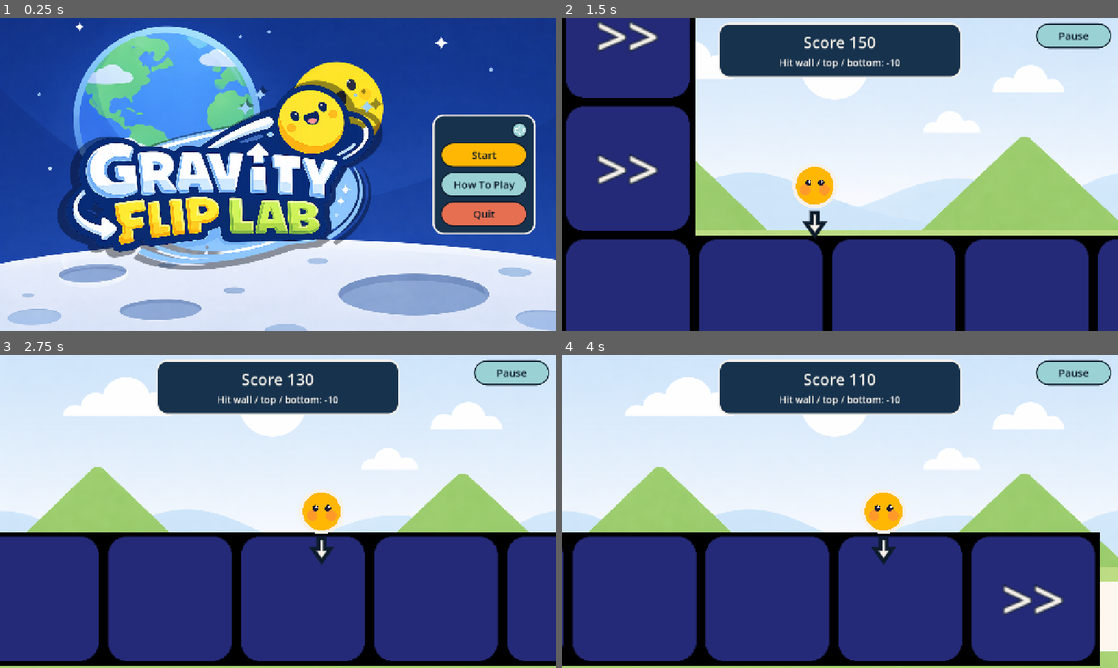
Above: before the commit, frames 1-4 (two rows, left to right).
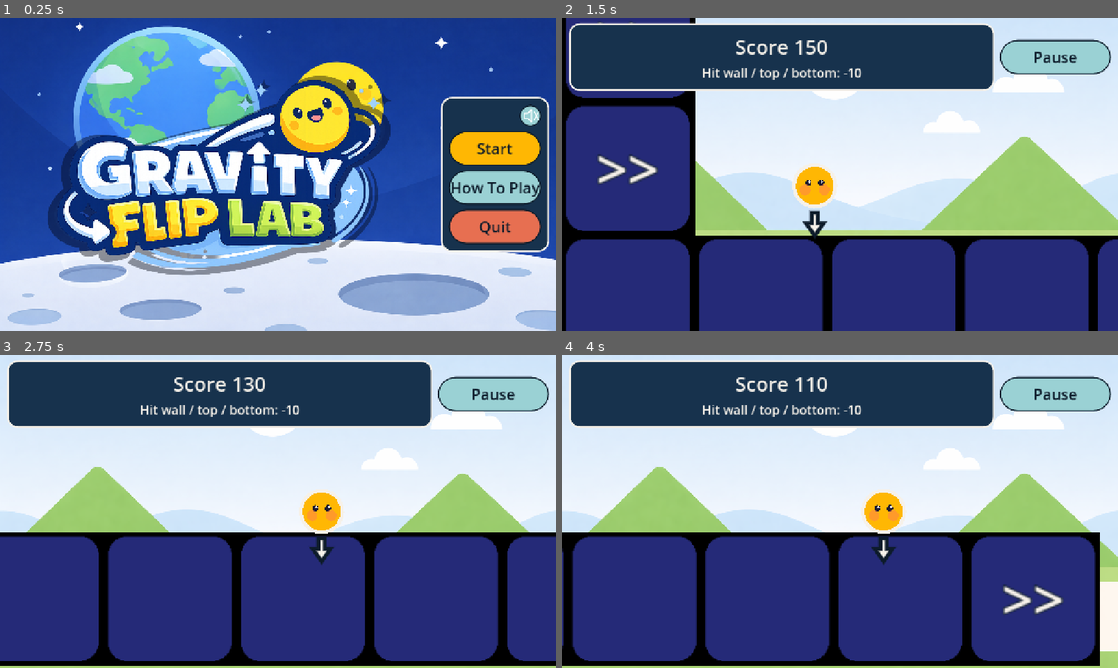
Above: after the commit, the same moments.

Repository: misaki0011/godot_gravityflip
Game: Godot game, scene res://Main.tscn
Same seed, same stepped clock (60 frames per second), same inputs: the game is played once before the commit and once after it.
Inputs (mouse positions are in pixels of both pictures, inside the frame that each line leads up to):
- Up to frame 1 (0.25 s): no input
- Up to frame 2 (1.5 s): click "Start" at 0.5 s; click "Lv01-Earth" at 1.25 s
- Up to frame 3 (2.75 s): tap Enter at 2 s; move the mouse to (400, 495) at 2.02 s; hold Space (flip) from 2.03 s (still down); click (400, 495) at 2.17 s
- Up to frame 4 (4 s): move the mouse to (728, 527) at 2.77 s; release Space (flip) at 2.78 s; tap Space (flip) at 2.85 s; click (728, 527) at 2.92 s; move the mouse to (895, 442) at 3.52 s; hold Space (flip) from 3.53 s (still down); click (895, 442) at 3.67 s

The runs differ from the first frame. In frame 1, 21% of the frame differs, in the area x 8-99%, y 18-83%; in frame 2, 13%; in frame 3, 13%; in frame 4, 13%.

Commit message:
update UI

Diff:
--- a/scripts/LevelScreen.gd
+++ b/scripts/LevelScreen.gd
@@ -210,7 +210,7 @@
 
 func _build_ui() -> void:
 	var vp := get_viewport_rect().size
-	_sz = UI_FACTORY.layout_scale(vp.y)
+	_sz = UI_FACTORY.layout_scale(vp)
 	var layer := CanvasLayer.new()
 	layer.process_mode = Node.PROCESS_MODE_ALWAYS
 	add_child(layer)
@@ -220,25 +220,36 @@
 	hud.mouse_filter = Control.MOUSE_FILTER_IGNORE
 	layer.add_child(hud)
 
-	var score_top := CenterContainer.new()
-	score_top.mouse_filter = Control.MOUSE_FILTER_IGNORE
-	score_top.anchor_left = 0.0
-	score_top.anchor_right = 1.0
-	score_top.anchor_top = 0.0
-	score_top.anchor_bottom = 0.0
-	score_top.offset_top = maxf(10.0, vp.y * 0.015)
-	score_top.offset_bottom = maxf(130.0, vp.y * 0.18)
-	hud.add_child(score_top)
+	var pause_btn_w := maxf(200.0 if _sz.is_phone else 170.0, _sz.btn_height * 3.2)
+	var pause_margin_x := maxf(12.0, vp.x * 0.012)
+	var pause_margin_y := maxf(12.0, vp.y * 0.015)
+	var hud_gap := maxf(10.0, vp.x * 0.01)
+	var score_max_width := maxf(180.0, vp.x - float(_sz.screen_margin) * 2.0 - pause_btn_w - pause_margin_x * 2.0 - hud_gap)
+	var score_min_width := clampf(vp.x * 0.40, 180.0, 320.0)
+	var top_row := HBoxContainer.new()
+	top_row.mouse_filter = Control.MOUSE_FILTER_IGNORE
+	top_row.anchor_left = 0.0
+	top_row.anchor_right = 1.0
+	top_row.anchor_top = 0.0
+	top_row.anchor_bottom = 0.0
+	top_row.offset_left = _sz.screen_margin
+	top_row.offset_right = -_sz.screen_margin
+	top_row.offset_top = pause_margin_y
+	top_row.offset_bottom = pause_margin_y + clampf(vp.y * (0.20 if _sz.is_phone else 0.14), 130.0 if _sz.is_phone else 90.0, 190.0 if _sz.is_phone else 130.0)
+	top_row.alignment = BoxContainer.ALIGNMENT_BEGIN
+	top_row.add_theme_constant_override("separation", int(hud_gap))
+	hud.add_child(top_row)
 
 	var score_panel := UI_FACTORY.build_panel()
 	score_panel.mouse_filter = Control.MOUSE_FILTER_IGNORE
-	score_panel.custom_minimum_size = Vector2(minf(560.0, vp.x - 48.0), clampf(vp.y * 0.14, 90.0, 130.0))
-	score_top.add_child(score_panel)
+	score_panel.custom_minimum_size = Vector2(clampf(score_max_width, score_min_width, 820.0 if _sz.is_phone else 680.0), clampf(vp.y * (0.20 if _sz.is_phone else 0.14), 130.0 if _sz.is_phone else 90.0, 190.0 if _sz.is_phone else 130.0))
+	score_panel.size_flags_horizontal = Control.SIZE_EXPAND_FILL
+	top_row.add_child(score_panel)
 
 	var score_box := VBoxContainer.new()
 	score_box.mouse_filter = Control.MOUSE_FILTER_IGNORE
-	score_box.add_theme_constant_override("separation", 6)
-	score_panel.add_child(UI_FACTORY.apply_margin(score_box, 16))
+	score_box.add_theme_constant_override("separation", 8 if _sz.is_phone else 6)
+	score_panel.add_child(UI_FACTORY.apply_margin(score_box, 18 if _sz.is_phone else 16))
 
 	_score_label = UI_FACTORY.build_title_label("Score %d" % STARTING_SCORE, _sz.title_score)
 	score_box.add_child(_score_label)
@@ -247,22 +258,13 @@
 	var score_hint := UI_FACTORY.build_body_label("Hit wall / top / bottom: -10", _sz.hint, true)
 	score_box.add_child(score_hint)
 
-	var pause_btn_w := maxf(170.0, _sz.btn_height * 3.0)
-	var pause_margin_x := maxf(12.0, vp.x * 0.012)
-	var pause_margin_y := maxf(12.0, vp.y * 0.015)
 	_pause_button = UI_FACTORY.build_button("Pause", "utility", 999)
 	_pause_button.custom_minimum_size = Vector2(pause_btn_w, _sz.btn_height)
 	_pause_button.add_theme_font_size_override("font_size", _sz.btn_font)
-	_pause_button.anchor_left = 1.0
-	_pause_button.anchor_right = 1.0
-	_pause_button.anchor_top = 0.0
-	_pause_button.anchor_bottom = 0.0
-	_pause_button.offset_left = -(pause_btn_w + pause_margin_x)
-	_pause_button.offset_right = -pause_margin_x
-	_pause_button.offset_top = pause_margin_y
-	_pause_button.offset_bottom = pause_margin_y + _sz.btn_height
+	_pause_button.size_flags_horizontal = Control.SIZE_SHRINK_END
+	_pause_button.size_flags_vertical = Control.SIZE_SHRINK_CENTER
 	_pause_button.pressed.connect(_toggle_pause)
-	hud.add_child(_pause_button)
+	top_row.add_child(_pause_button)
 
 	_pause_overlay = ColorRect.new()
 	_pause_overlay.color = Color(0.05, 0.08, 0.12, 0.86)
@@ -275,23 +277,23 @@
 	_pause_overlay.add_child(center)
 
 	var margins := MarginContainer.new()
-	margins.add_theme_constant_override("margin_left", 24)
-	margins.add_theme_constant_override("margin_top", 24)
-	margins.add_theme_constant_override("margin_right", 24)
-	margins.add_theme_constant_override("margin_bottom", 24)
+	margins.add_theme_constant_override("margin_left", _sz.screen_margin)
+	margins.add_theme_constant_override("margin_top", _sz.screen_margin)
+	margins.add_theme_constant_override("margin_right", _sz.screen_margin)
+	margins.add_theme_constant_override("margin_bottom", _sz.screen_margin)
 	center.add_child(margins)
 
 	var panel := UI_FACTORY.build_panel()
-	panel.custom_minimum_size = Vector2(minf(460.0, vp.x - 48.0), minf(360.0, vp.y - 96.0))
+	panel.custom_minimum_size = Vector2(clampf(vp.x - _sz.screen_margin * 2.0, 340.0, 720.0 if _sz.is_phone else 560.0), 0.0)
 	margins.add_child(panel)
 
 	var box := VBoxContainer.new()
-	box.add_theme_constant_override("separation", 14)
-	panel.add_child(UI_FACTORY.apply_margin(box, 24))
+	box.add_theme_constant_override("separation", _sz.panel_gap)
+	panel.add_child(UI_FACTORY.apply_margin(box, _sz.panel_pad))
 
 	var title_row := HBoxContainer.new()
 	title_row.alignment = BoxContainer.ALIGNMENT_CENTER
-	title_row.add_theme_constant_override("separation", 12)
+	title_row.add_theme_constant_override("separation", maxi(10, int(_sz.music_icon * 0.24)))
 	box.add_child(title_row)
 	title_row.add_child(UI_FACTORY.build_title_label("Paused", _sz.title_large))
 
--- a/scripts/MenuScreen.gd
+++ b/scripts/MenuScreen.gd
@@ -18,6 +18,7 @@
 var _music_enabled := false
 var _toggle_button: Button
 var _sz: Dictionary
+var _vp: Vector2
 
 func _init(state, music_enabled: bool = false) -> void:
 	_state = state
@@ -27,30 +28,35 @@
 	set_anchors_and_offsets_preset(Control.PRESET_FULL_RECT)
 	_add_background()
 	var vp := get_viewport_rect().size
-	_sz = UI_FACTORY.layout_scale(vp.y)
+	_vp = vp
+	_sz = UI_FACTORY.layout_scale(vp)
 
 	var center := CenterContainer.new()
 	center.set_anchors_and_offsets_preset(Control.PRESET_FULL_RECT)
 	add_child(center)
 
 	var margins := MarginContainer.new()
-	margins.add_theme_constant_override("margin_left", 24)
-	margins.add_theme_constant_override("margin_top", 24)
-	margins.add_theme_constant_override("margin_right", 24)
-	margins.add_theme_constant_override("margin_bottom", 24)
+	var outer_vertical_margin := maxf(float(_sz.screen_margin), vp.y * (0.11 if _sz.is_phone else 0.08))
+	margins.add_theme_constant_override("margin_left", _sz.screen_margin)
+	margins.add_theme_constant_override("margin_top", int(outer_vertical_margin))
+	margins.add_theme_constant_override("margin_right", _sz.screen_margin)
+	margins.add_theme_constant_override("margin_bottom", int(outer_vertical_margin))
 	center.add_child(margins)
 
 	var panel := UI_FACTORY.build_panel()
-	panel.custom_minimum_size = Vector2(minf(760.0, vp.x - 48.0), minf(620.0, vp.y - 48.0))
+	panel.custom_minimum_size = Vector2(
+		clampf(vp.x - _sz.screen_margin * 2.0, 340.0, 920.0 if _sz.is_phone else 820.0),
+		clampf(vp.y * (0.72 if _sz.is_phone else 0.68), vp.y * 0.56, vp.y - outer_vertical_margin * 2.0)
+	)
 	margins.add_child(panel)
 
 	var root := VBoxContainer.new()
-	root.add_theme_constant_override("separation", 18)
-	panel.add_child(UI_FACTORY.apply_margin(root, 28))
+	root.add_theme_constant_override("separation", _sz.panel_gap)
+	panel.add_child(UI_FACTORY.apply_margin(root, _sz.panel_pad))
 
 	var header := HBoxContainer.new()
 	header.alignment = BoxContainer.ALIGNMENT_CENTER
-	header.add_theme_constant_override("separation", 16)
+	header.add_theme_constant_override("separation", 18 if _sz.is_phone else 16)
 	root.add_child(header)
 
 	header.add_child(UI_FACTORY.build_title_label("Level Selection", _sz.title_large))
@@ -67,18 +73,18 @@
 	var scroll := ScrollContainer.new()
 	scroll.size_flags_vertical = Control.SIZE_EXPAND_FILL
 	scroll.size_flags_horizontal = Control.SIZE_EXPAND_FILL
-	scroll.custom_minimum_size = Vector2(0.0, clampf(vp.y * 0.45, 240.0, 400.0))
+	scroll.custom_minimum_size = Vector2(0.0, clampf(vp.y * (0.42 if _sz.is_phone else 0.34), 240.0 if _sz.is_phone else 180.0, 420.0 if _sz.is_phone else 320.0))
 	scroll.horizontal_scroll_mode = ScrollContainer.SCROLL_MODE_DISABLED
 	root.add_child(scroll)
 
 	var scroll_margin := MarginContainer.new()
 	scroll_margin.size_flags_horizontal = Control.SIZE_EXPAND_FILL
-	scroll_margin.add_theme_constant_override("margin_right", 18)
+	scroll_margin.add_theme_constant_override("margin_right", maxi(8, int(_sz.screen_margin * 0.75)))
 	scroll.add_child(scroll_margin)
 
 	var list := VBoxContainer.new()
 	list.size_flags_horizontal = Control.SIZE_EXPAND_FILL
-	list.add_theme_constant_override("separation", 12)
+	list.add_theme_constant_override("separation", 14 if _sz.is_phone else 12)
 	scroll_margin.add_child(list)
 
 	for index in LEVEL_CATALOG_SCRIPT.count():
@@ -88,7 +94,7 @@
 		list.add_child(_build_coming_soon_row(LEVEL_CATALOG_SCRIPT.count() + offset))
 
 	var spacer := Control.new()
-	spacer.custom_minimum_size = Vector2(0.0, 8.0)
+	spacer.custom_minimum_size = Vector2(0.0, clampf(_vp.y * 0.012, 6.0, 16.0))
 	root.add_child(spacer)
 
 	var back_button := UI_FACTORY.build_button("Back To Title", "exit", 999)
@@ -102,16 +108,16 @@
 
 func _build_total_score_row() -> Control:
 	var row := HBoxContainer.new()
-	row.add_theme_constant_override("separation", 12)
+	row.add_theme_constant_override("separation", maxi(10, int(_sz.body * 0.45)))
 	row.alignment = BoxContainer.ALIGNMENT_END
 
 	var label := UI_FACTORY.build_body_label("Total Score", _sz.body, false)
 	label.autowrap_mode = TextServer.AUTOWRAP_OFF
-	label.custom_minimum_size = Vector2(160.0, 0.0)
+	label.custom_minimum_size = Vector2(190.0 if _sz.is_phone else 160.0, 0.0)
 	row.add_child(label)
 
 	var value := UI_FACTORY.build_body_label("%d" % _state.total_score(), _sz.body, false)
-	value.custom_minimum_size = Vector2(SCORE_COLUMN_WIDTH, 0.0)
+	value.custom_minimum_size = Vector2(maxf(SCORE_COLUMN_WIDTH, _sz.body * 4.4), 0.0)
 	value.autowrap_mode = TextServer.AUTOWRAP_OFF
 	value.horizontal_alignment = HORIZONTAL_ALIGNMENT_RIGHT
 	row.add_child(value)
@@ -124,7 +130,7 @@
 	var score_text := "%d" % score if unlocked else "-"
 
 	var row := HBoxContainer.new()
-	row.add_theme_constant_override("separation", 12)
+	row.add_theme_constant_override("separation", maxi(10, int(_sz.body * 0.45)))
 
 	var button := UI_FACTORY.build_button(LEVEL_CATALOG_SCRIPT.display_name(index), "primary", 999)
 	_style_menu_button(button)
@@ -136,7 +142,7 @@
 	row.add_child(button)
 
 	var value := UI_FACTORY.build_body_label(score_text, _sz.body, false)
-	value.custom_minimum_size = Vector2(SCORE_COLUMN_WIDTH, 0.0)
+	value.custom_minimum_size = Vector2(maxf(SCORE_COLUMN_WIDTH, _sz.body * 4.4), 0.0)
 	value.horizontal_alignment = HORIZONTAL_ALIGNMENT_RIGHT
 	row.add_child(value)
 
@@ -144,7 +150,7 @@
 
 func _build_coming_soon_row(index: int) -> Control:
 	var row := HBoxContainer.new()
-	row.add_theme_constant_override("separation", 12)
+	row.add_theme_constant_override("separation", maxi(10, int(_sz.body * 0.45)))
 
 	var button := UI_FACTORY.build_button("Coming Soon", "utility", 999)
 	_style_menu_button(button)
@@ -154,7 +160,7 @@
 	row.add_child(button)
 
 	var value := UI_FACTORY.build_body_label("-", _sz.body, false)
-	value.custom_minimum_size = Vector2(SCORE_COLUMN_WIDTH, 0.0)
+	value.custom_minimum_size = Vector2(maxf(SCORE_COLUMN_WIDTH, _sz.body * 4.4), 0.0)
 	value.horizontal_alignment = HORIZONTAL_ALIGNMENT_RIGHT
 	row.add_child(value)
 
--- a/scripts/ResultScreen.gd
+++ b/scripts/ResultScreen.gd
@@ -26,7 +26,7 @@
 func _ready() -> void:
 	set_anchors_and_offsets_preset(Control.PRESET_FULL_RECT)
 	var vp := get_viewport_rect().size
-	_sz = UI_FACTORY.layout_scale(vp.y)
+	_sz = UI_FACTORY.layout_scale(vp)
 	var result: Dictionary = _state.last_result
 	var success := bool(result.success)
 
@@ -48,24 +48,24 @@
 	add_child(center)
 
 	var margins := MarginContainer.new()
-	margins.add_theme_constant_override("margin_left", 24)
-	margins.add_theme_constant_override("margin_top", 24)
-	margins.add_theme_constant_override("margin_right", 24)
-	margins.add_theme_constant_override("margin_bottom", 24)
+	margins.add_theme_constant_override("margin_left", _sz.screen_margin)
+	margins.add_theme_constant_override("margin_top", _sz.screen_margin)
+	margins.add_theme_constant_override("margin_right", _sz.screen_margin)
+	margins.add_theme_constant_override("margin_bottom", _sz.screen_margin)
 	center.add_child(margins)
 
 	var panel := UI_FACTORY.build_panel()
-	panel.custom_minimum_size = Vector2(minf(560.0, vp.x - 48.0), 0.0)
+	panel.custom_minimum_size = Vector2(clampf(vp.x - _sz.screen_margin * 2.0, 340.0, 860.0 if _sz.is_phone else 640.0), 0.0)
 	margins.add_child(panel)
 
 	var box := VBoxContainer.new()
 	box.alignment = BoxContainer.ALIGNMENT_CENTER
-	box.add_theme_constant_override("separation", 18)
-	panel.add_child(UI_FACTORY.apply_margin(box, 28))
+	box.add_theme_constant_override("separation", _sz.panel_gap)
+	panel.add_child(UI_FACTORY.apply_margin(box, _sz.panel_pad))
 
 	var title_row := HBoxContainer.new()
 	title_row.alignment = BoxContainer.ALIGNMENT_CENTER
-	title_row.add_theme_constant_override("separation", 12)
+	title_row.add_theme_constant_override("separation", maxi(10, int(_sz.music_icon * 0.24)))
 	box.add_child(title_row)
 
 	_toggle_button = UI_FACTORY.build_button("", "utility")
--- a/scripts/TitleScreen.gd
+++ b/scripts/TitleScreen.gd
@@ -25,7 +25,7 @@
 	set_anchors_and_offsets_preset(Control.PRESET_FULL_RECT)
 
 	_add_background()
-	_sz = UI_FACTORY.layout_scale(get_viewport_rect().size.y)
+	_sz = UI_FACTORY.layout_scale(get_viewport_rect().size)
 	_layout_host = Control.new()
 	_layout_host.set_anchors_and_offsets_preset(Control.PRESET_FULL_RECT)
 	add_child(_layout_host)
@@ -42,7 +42,7 @@
 		child.queue_free()
 
 	var viewport_size := get_viewport_rect().size
-	_sz = UI_FACTORY.layout_scale(viewport_size.y)
+	_sz = UI_FACTORY.layout_scale(viewport_size)
 	var use_landscape := viewport_size.x >= viewport_size.y * 1.05
 
 	var center := CenterContainer.new()
@@ -50,10 +50,10 @@
 	_layout_host.add_child(center)
 
 	var margins := MarginContainer.new()
-	margins.add_theme_constant_override("margin_left", 24)
-	margins.add_theme_constant_override("margin_top", 24)
-	margins.add_theme_constant_override("margin_right", 24)
-	margins.add_theme_constant_override("margin_bottom", 24)
+	margins.add_theme_constant_override("margin_left", _sz.screen_margin)
+	margins.add_theme_constant_override("margin_top", _sz.screen_margin)
+	margins.add_theme_constant_override("margin_right", _sz.screen_margin)
+	margins.add_theme_constant_override("margin_bottom", _sz.screen_margin)
 	center.add_child(margins)
 
 	if use_landscape:
@@ -62,12 +62,12 @@
 		_build_portrait_layout(margins, viewport_size)
 
 func _build_landscape_layout(parent: Control, viewport_size: Vector2) -> void:
-	var content_width := clampf(viewport_size.x - 96.0, 960.0, 1320.0)
-	var content_height := clampf(viewport_size.y - 96.0, 540.0, 720.0)
+	var content_width := clampf(viewport_size.x - float(_sz.screen_margin * 2), viewport_size.x * 0.72, viewport_size.x)
+	var content_height := clampf(viewport_size.y - float(_sz.screen_margin * 2), viewport_size.y * 0.68, viewport_size.y)
 
 	var root := HBoxContainer.new()
 	root.custom_minimum_size = Vector2(content_width, content_height)
-	root.add_theme_constant_override("separation", 28)
+	root.add_theme_constant_override("separation", int(clampf(viewport_size.y * 0.03, 18.0, 36.0)))
 	parent.add_child(root)
 
 	var hero := CenterContainer.new()
@@ -79,15 +79,15 @@
 	var actions_width := logo_size.x / 3.0
 
 	var actions_panel := UI_FACTORY.build_panel()
-	actions_panel.custom_minimum_size = Vector2(actions_width, minf(266.0, content_height * 0.5))
+	actions_panel.custom_minimum_size = Vector2(actions_width, 0.0)
 	actions_panel.size_flags_vertical = Control.SIZE_SHRINK_CENTER
 	root.add_child(actions_panel)
-	actions_panel.add_child(UI_FACTORY.apply_margin(_build_actions_box(false), 14))
+	actions_panel.add_child(UI_FACTORY.apply_margin(_build_actions_box(false), maxi(12, int(_sz.panel_pad * 0.5))))
 
 func _build_portrait_layout(parent: Control, viewport_size: Vector2) -> void:
-	var content_width := clampf(viewport_size.x - 72.0, 320.0, 980.0)
-	var hero_width := clampf(viewport_size.x - 28.0, content_width, 1100.0)
-	var available_height := viewport_size.y - 48.0
+	var content_width := clampf(viewport_size.x - float(_sz.screen_margin * 2), viewport_size.x * 0.78, viewport_size.x)
+	var hero_width := clampf(viewport_size.x - float(_sz.screen_margin), content_width, viewport_size.x)
+	var available_height := viewport_size.y - float(_sz.screen_margin * 2)
 	var hero_height := available_height * (2.0 / 3.0)
 	var buttons_height := available_height - hero_height
 	var logo_size := Vector2(hero_width, hero_height)
@@ -110,17 +110,20 @@
 	var actions_panel := UI_FACTORY.build_panel()
 	actions_panel.anchor_left = 0.5
 	actions_panel.anchor_right = 0.5
-	actions_panel.anchor_top = 0.0
-	actions_panel.anchor_bottom = 1.0
+	actions_panel.anchor_top = 0.5
+	actions_panel.anchor_bottom = 0.5
+	var btn_height := clampf(buttons_height / 4.5, _sz.btn_height * 0.85, _sz.btn_height * 1.12)
+	var btn_font := maxi(int(_sz.btn_font * 0.9), int(btn_height * 0.40))
+	var btn_icon := btn_height * 0.55
+	var panel_pad := maxi(10, int(_sz.panel_pad * 0.42))
+	var panel_sep := 8.0
+	var panel_h := float(panel_pad * 2) + btn_icon + btn_height * 3.0 + panel_sep * 3.0
 	actions_panel.offset_left = -actions_width * 0.5
 	actions_panel.offset_right = actions_width * 0.5
-	actions_panel.offset_top = 0.0
-	actions_panel.offset_bottom = 0.0
+	actions_panel.offset_top = -panel_h * 0.5
+	actions_panel.offset_bottom = panel_h * 0.5
 	btn_holder.add_child(actions_panel)
-	var btn_height := buttons_height / 4.5
-	var btn_font := maxi(14, int(btn_height * 0.38))
-	var btn_icon := btn_height * 0.55
-	actions_panel.add_child(UI_FACTORY.apply_margin(_build_actions_box(true, btn_height, btn_font, btn_icon), 12))
+	actions_panel.add_child(UI_FACTORY.apply_margin(_build_actions_box(true, btn_height, btn_font, btn_icon), panel_pad))
 
 func _build_logo_wrap(size: Vector2) -> Control:
 	var logo_wrap := Control.new()
@@ -207,19 +210,19 @@
 	_overlay.add_child(center)
 
 	var margins := MarginContainer.new()
-	margins.add_theme_constant_override("margin_left", 24)
-	margins.add_theme_constant_override("margin_top", 24)
-	margins.add_theme_constant_override("margin_right", 24)
-	margins.add_theme_constant_override("margin_bottom", 24)
+	margins.add_theme_constant_override("margin_left", _sz.screen_margin)
+	margins.add_theme_constant_override("margin_top", _sz.screen_margin)
+	margins.add_theme_constant_override("margin_right", _sz.screen_margin)
+	margins.add_theme_constant_override("margin_bottom", _sz.screen_margin)
 	center.add_child(margins)
 
 	var panel := UI_FACTORY.build_panel()
-	panel.custom_minimum_size = Vector2(minf(680.0, vp.x - 48.0), 0.0)
+	panel.custom_minimum_size = Vector2(clampf(vp.x - float(_sz.screen_margin * 2), vp.x * 0.78, vp.x), 0.0)
 	margins.add_child(panel)
 
 	var content := VBoxContainer.new()
-	content.add_theme_constant_override("separation", maxi(12, int(vp.y * 0.018)))
-	panel.add_child(UI_FACTORY.apply_margin(content, 28))
+	content.add_theme_constant_override("separation", _sz.panel_gap)
+	panel.add_child(UI_FACTORY.apply_margin(content, _sz.panel_pad))
 
 	content.add_child(UI_FACTORY.build_title_label("How To Play", _sz.title_large))
 	content.add_child(UI_FACTORY.build_body_label("Gravity Flip Lab is a simple action game where momentum keeps going even when gravity changes.", _sz.body, true))
@@ -230,7 +233,7 @@
 		input_image.texture = TAP_SPACE_TEXTURE
 		input_image.expand_mode = TextureRect.EXPAND_IGNORE_SIZE
 		input_image.stretch_mode = TextureRect.STRETCH_KEEP_ASPECT_CENTERED
-		input_image.custom_minimum_size = Vector2(0.0, clampf(vp.y * 0.22, 120.0, 200.0))
+		input_image.custom_minimum_size = Vector2(0.0, clampf(vp.y * 0.22, vp.y * 0.14, vp.y * 0.28))
 		input_image.size_flags_horizontal = Control.SIZE_EXPAND_FILL
 		content.add_child(input_image)
 
--- a/scripts/UiFactory.gd
+++ b/scripts/UiFactory.gd
@@ -88,19 +88,30 @@
 	return clampi(int(round(viewport_height * ratio)), min_size, max_size)
 
 # Returns all viewport-scaled sizes for a screen in one call.
-# Usage:  var _sz := UI_FACTORY.layout_scale(get_viewport_rect().size.y)
-# Keys:   btn_height, btn_font, music_icon,
+# Usage:  var _sz := UI_FACTORY.layout_scale(get_viewport_rect().size)
+# Keys:   is_phone, screen_margin, panel_pad, panel_gap,
+#         btn_height, btn_font, music_icon,
 #         title_large, title_score, body, hint
-static func layout_scale(viewport_height: float) -> Dictionary:
-	var btn_h := clampf(viewport_height * 0.08, 58.0, 84.0)
+static func layout_scale(viewport_size) -> Dictionary:
+	var vp: Vector2 = viewport_size if viewport_size is Vector2 else Vector2(float(viewport_size), float(viewport_size))
+	var short_edge := minf(vp.x, vp.y)
+	var portrait := vp.y > vp.x * 1.1
+	# Web/mobile can report high-DPI physical sizes (e.g. 1080x2400), so detect phone by shape too.
+	var is_phone := short_edge <= 760.0 or (portrait and short_edge <= 1280.0 and vp.y / maxf(1.0, vp.x) >= 1.4)
+	var btn_ratio := 0.098 if is_phone else 0.082
+	var btn_h := clampf(vp.y * btn_ratio, 80.0 if is_phone else 62.0, 128.0 if is_phone else 92.0)
 	return {
+		"is_phone":     is_phone,
+		"screen_margin": 16 if is_phone else 24,
+		"panel_pad":    28 if is_phone else 28,
+		"panel_gap":    24 if is_phone else 18,
 		"btn_height":   btn_h,
-		"btn_font":     maxi(22, int(round(btn_h * 0.42))),
-		"music_icon":   clampf(viewport_height * 0.05, 36.0, 50.0),
-		"title_large":  clampi(int(round(viewport_height * 0.058)), 32, 48),
-		"title_score":  clampi(int(round(viewport_height * 0.050)), 28, 42),
-		"body":         clampi(int(round(viewport_height * 0.038)), 20, 28),
-		"hint":         clampi(int(round(viewport_height * 0.030)), 16, 22),
+		"btn_font":     maxi(30 if is_phone else 22, int(round(btn_h * (0.44 if is_phone else 0.42)))),
+		"music_icon":   clampf(vp.y * (0.065 if is_phone else 0.05), 50.0 if is_phone else 36.0, 72.0 if is_phone else 50.0),
+		"title_large":  clampi(int(round(vp.y * (0.074 if is_phone else 0.058))), 44 if is_phone else 32, 72 if is_phone else 48),
+		"title_score":  clampi(int(round(vp.y * (0.064 if is_phone else 0.050))), 38 if is_phone else 28, 62 if is_phone else 42),
+		"body":         clampi(int(round(vp.y * (0.050 if is_phone else 0.038))), 28 if is_phone else 20, 44 if is_phone else 28),
+		"hint":         clampi(int(round(vp.y * (0.040 if is_phone else 0.030))), 22 if is_phone else 16, 34 if is_phone else 22),
 	}
 
 static func _color_for_role(role: String) -> Color:
Not shown, changed: README.md
